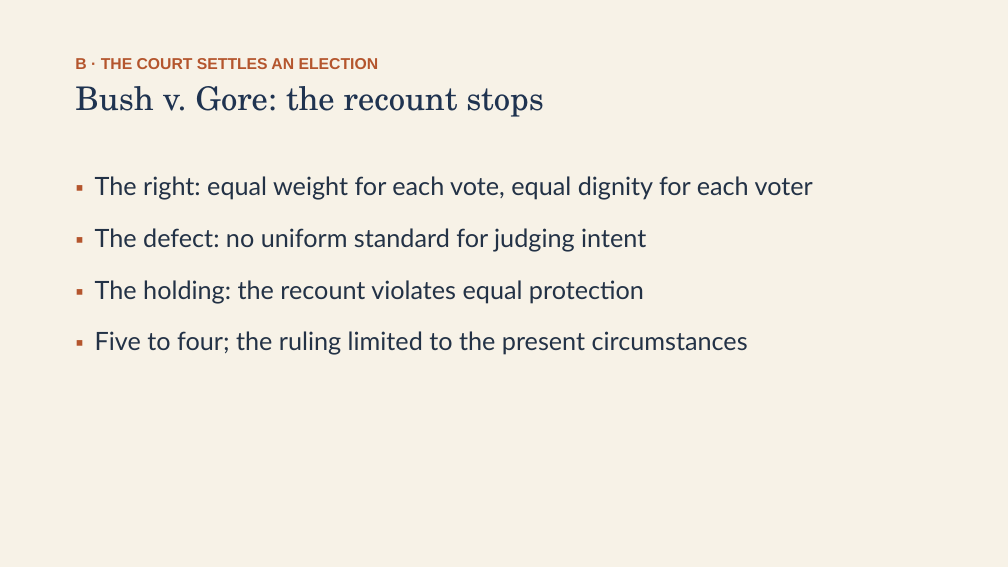
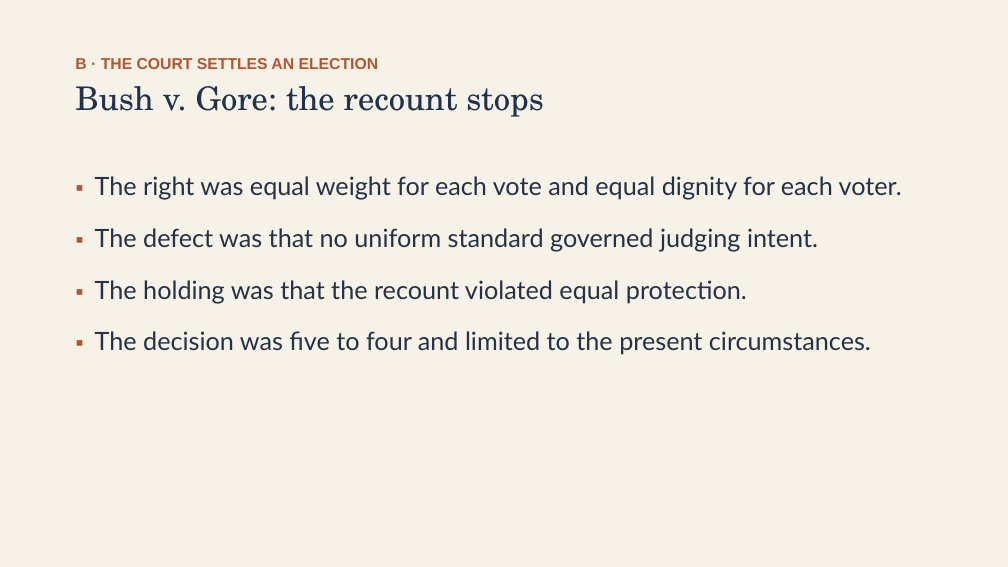
Before and after one commit to ab17gthb/humanities-curriculum-group, a slide deck: slide 8 of modern-america/lesson-08/lesson-08-slides.pptx. Drawn at 1008x567 pixels with LibreOffice and Linux fonts; fonts in the diff are those of the drawing. Boxes give left, top, right and bottom in pixels: in the first picture for what was removed or moved away, otherwise in the second. Text is boxed around its words. In the diff, an @@ line names an element or a change of style, - is before the commit and + after.

```diff
--- a/modern-america/lesson-08/lesson-08-slides.pptx
+++ b/modern-america/lesson-08/lesson-08-slides.pptx
@@ text at <box>95,176,902,355</box>: text changed @@
-▪ The right: equal weight for each vote, equal dignity for each voter
-▪ The defect: no uniform standard for judging intent
-▪ The holding: the recount violates equal protection
-▪ Five to four; the ruling limited to the present circumstances
+▪ The right was equal weight for each vote and equal dignity for each voter.
+▪ The defect was that no uniform standard governed judging intent.
+▪ The holding was that the recount violated equal protection.
+▪ The decision was five to four and limited to the present circumstances.
```
Also in this commit, not shown: 8 other slides changed, 6 other files.
